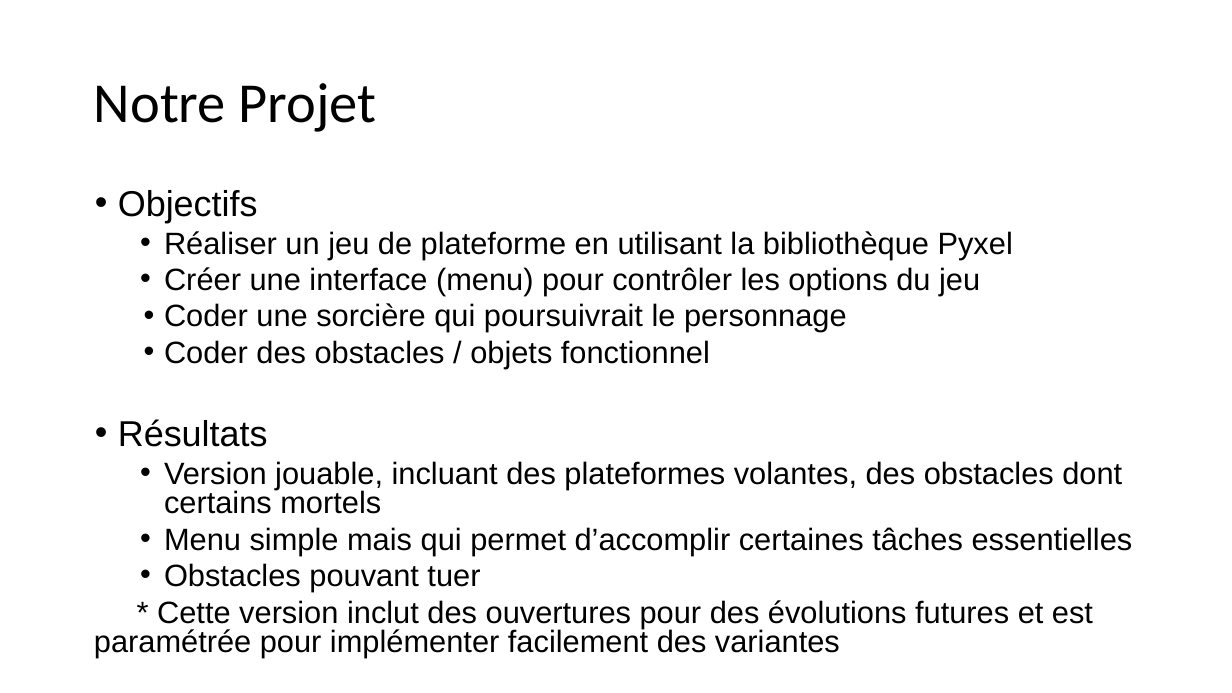
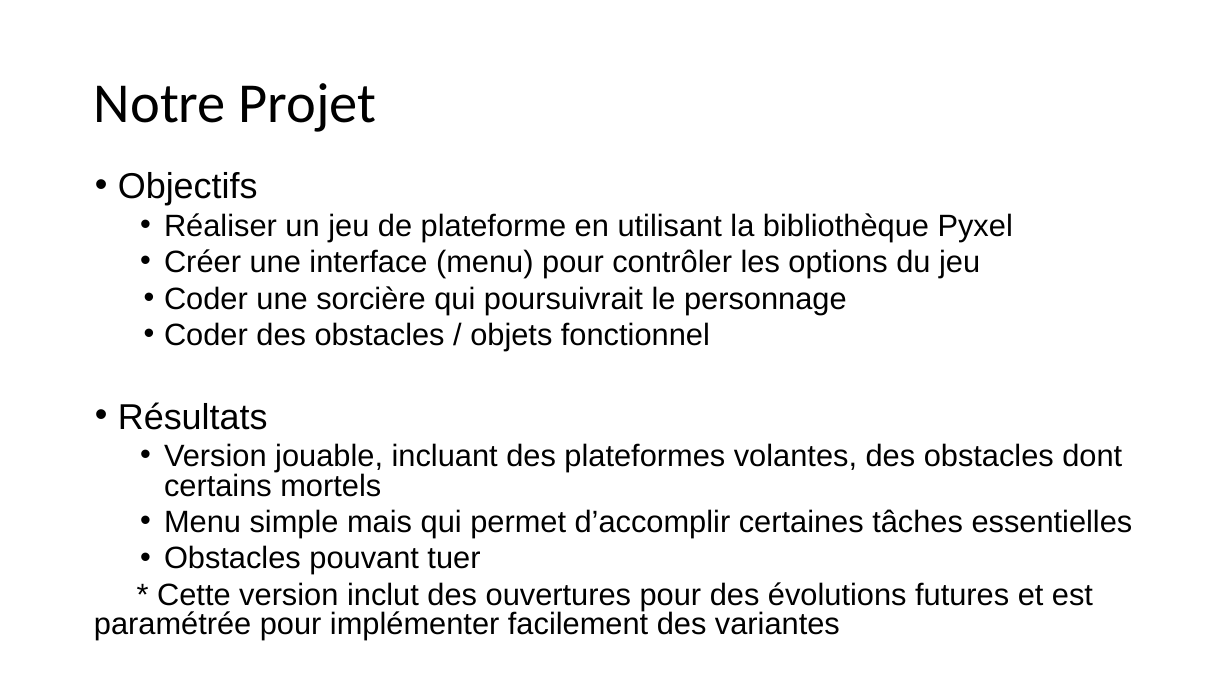
Before and after one commit to alenalecaca/Hansel-and-gretel, a slide deck: slide 2 of Hansel-Gretel.pptx. Drawn at 1232x693 pixels with LibreOffice and Linux fonts; fonts in the diff are those of the drawing. Boxes give left, top, right and bottom in pixels: in the first picture for what was removed or moved away, otherwise in the second. Text is boxed around its words. In the diff, an @@ line names an element or a change of style, - is before the commit and + after.

```diff
--- a/Hansel-Gretel.pptx
+++ b/Hansel-Gretel.pptx
@@ text "Objectifs": place and size @@
-text "Objectifs" at box(94, 190, 1133, 658)
+text "Objectifs" at box(94, 172, 1133, 640)
```
Also in this commit, not shown: 4 other slides changed.
